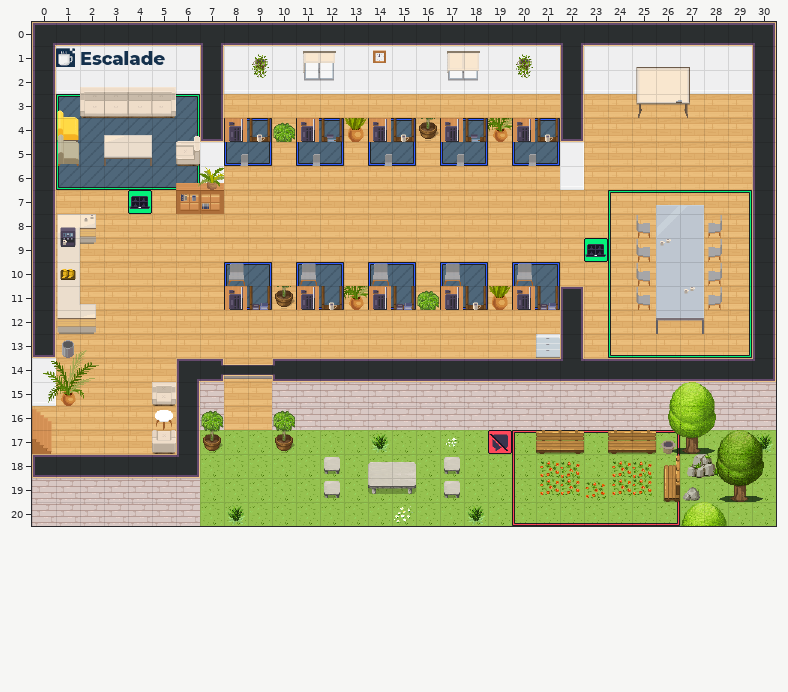
Level history. Tiled map (JSON): office.tmj. Above, as it was before the edit.
Cells are 32x32 px. Shown: x 0..30, y 0..20.
New version:
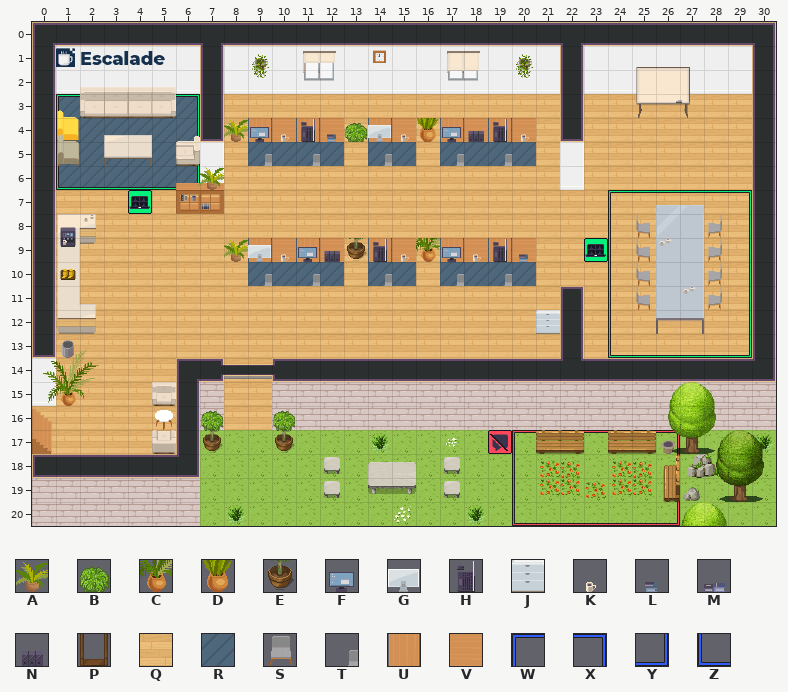
Key: from "WA_Decoration": A 67, B 78, C 85, D 87, E 90; from "WA_Miscellaneous": F 1, G 10, H 25, J 37, K 59, L 63, M 64, N 66; from "WA_Other_Furniture": P 138; from "WA_Room_Builder": Q 350, R 360; from "WA_Seats": S 117, T 121; from "WA_Tables": U 12, V 13; from "WA_User_Interface": W 187, X 188, Y 189, Z 190.
_ is an empty cell, # one hidden under a higher layer.
From old to new:
{"where": "layer \"floor/floor1\""}
{"y":4,"x":8,"old":"R","new":"Q"}
{"y":4,"x":10,"old":"Q","new":"#"}
{"y":4,"x":19,"old":"Q","new":"R"}
{"y":4,"x":21,"old":"R","new":"Q"}
{"y":5,"x":8,"old":"R","new":"Q"}
{"y":5,"x":10,"old":"Q","new":"R"}
{"y":5,"x":19,"old":"Q","new":"R"}
{"y":5,"x":21,"old":"R","new":"Q"}
{"y":9,"x":9,"old":"QQQQ","new":"R#R#"}
{"y":9,"x":14,"old":"QQ","new":"R#"}
{"y":9,"x":17,"old":"QQQQ","new":"R#R#"}
{"y":10,"x":8,"old":"R","new":"Q"}
{"y":10,"x":10,"old":"Q","new":"R"}
{"y":10,"x":19,"old":"Q","new":"R"}
{"y":10,"x":21,"old":"R","new":"Q"}
{"y":11,"x":8,"old":"RR","new":"QQ"}
{"y":11,"x":11,"old":"RR","new":"QQ"}
{"y":11,"x":14,"old":"RR","new":"QQ"}
{"y":11,"x":17,"old":"RR","new":"QQ"}
{"y":11,"x":20,"old":"RR","new":"QQ"}
{"where": "layer \"floor/floor2\""}
{"y":4,"x":8,"old":"WX","new":"__"}
{"y":4,"x":11,"old":"WX","new":"__"}
{"y":4,"x":14,"old":"WX","new":"__"}
{"y":4,"x":17,"old":"WX","new":"__"}
{"y":4,"x":20,"old":"WX","new":"__"}
{"y":5,"x":8,"old":"ZY","new":"__"}
{"y":5,"x":11,"old":"ZY","new":"__"}
{"y":5,"x":14,"old":"ZY","new":"__"}
{"y":5,"x":17,"old":"ZY","new":"__"}
{"y":5,"x":20,"old":"ZY","new":"__"}
{"y":10,"x":8,"old":"WX","new":"__"}
{"y":10,"x":11,"old":"WX","new":"__"}
{"y":10,"x":14,"old":"WX","new":"__"}
{"y":10,"x":17,"old":"WX","new":"__"}
{"y":10,"x":20,"old":"WX","new":"__"}
{"y":11,"x":8,"old":"ZY","new":"__"}
{"y":11,"x":11,"old":"ZY","new":"__"}
{"y":11,"x":14,"old":"ZY","new":"__"}
{"y":11,"x":17,"old":"ZY","new":"__"}
{"y":11,"x":20,"old":"ZY","new":"__"}
{"where": "layer \"furniture/furniture2\""}
{"y":4,"x":8,"old":"UPB","new":"AUV"}
{"y":4,"x":12,"old":"PD","new":"VB"}
{"y":4,"x":15,"old":"PE","new":"VD"}
{"y":4,"x":18,"old":"PCUP","new":"VUV_"}
{"y":5,"x":8,"old":"T_","new":"_T"}
{"y":5,"x":19,"old":"_T","new":"T_"}
{"y":9,"x":8,"old":"_____________","new":"AUVUVEUVCUVUV"}
{"y":10,"x":8,"old":"S_","new":"_T"}
{"y":10,"x":11,"old":"S","new":"T"}
{"y":10,"x":14,"old":"S","new":"T"}
{"y":10,"x":17,"old":"S","new":"T"}
{"y":10,"x":19,"old":"_S","new":"T_"}
{"y":11,"x":8,"old":"UPEUPCUPBUPDUP","new":"______________"}
{"y":12,"x":21,"old":"_","new":"J"}
{"y":13,"x":21,"old":"J","new":"_"}
{"where": "layer \"furniture/furniture3\""}
{"y":4,"x":8,"old":"HK_","new":"_FK"}
{"y":4,"x":14,"old":"H","new":"G"}
{"y":4,"x":17,"old":"HL_HK","new":"FNHK_"}
{"y":9,"x":9,"old":"____","new":"GKFN"}
{"y":9,"x":14,"old":"__","new":"HK"}
{"y":9,"x":17,"old":"____","new":"FKHL"}
{"y":11,"x":8,"old":"HM","new":"__"}
{"y":11,"x":11,"old":"HK","new":"__"}
{"y":11,"x":14,"old":"HM","new":"__"}
{"y":11,"x":17,"old":"HK","new":"__"}
{"y":11,"x":20,"old":"HM","new":"__"}
